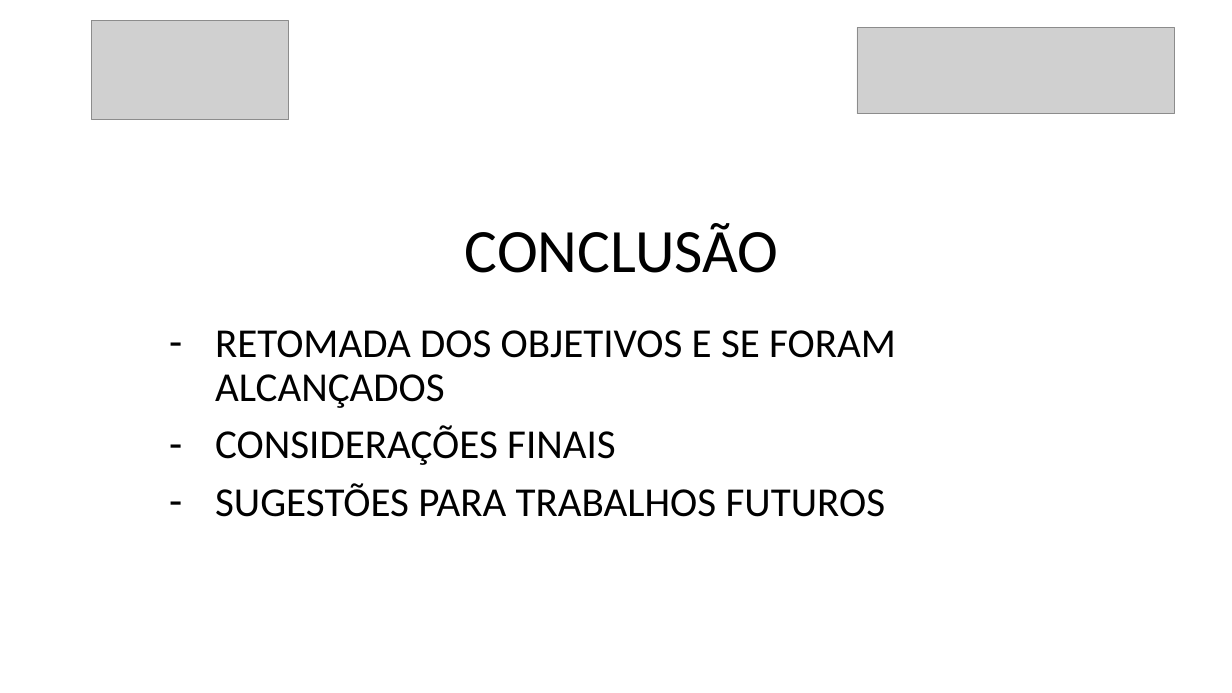
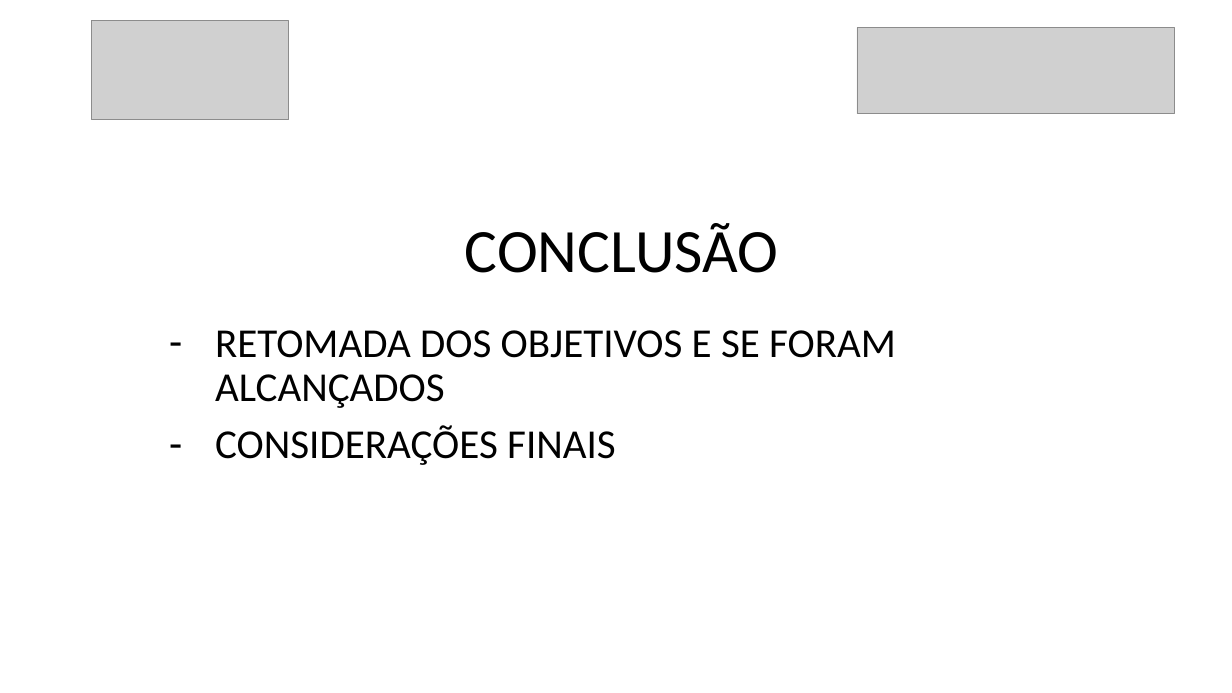
Before and after one commit to danilovaz7/curso-tecnico, a slide deck: slide 17 of liceu/3semestre/projeto integrador/tcc slide.pptx. Drawn at 1232x693 pixels with LibreOffice and Linux fonts; fonts in the diff are those of the drawing; grey boxes stand for pictures. Boxes give left, top, right and bottom in pixels: in the first picture for what was removed or moved away, otherwise in the second. Text is boxed around its words. In the diff, an @@ line names an element or a change of style, - is before the commit and + after.

```diff
--- a/liceu/3semestre/projeto integrador/tcc slide.pptx
+++ b/liceu/3semestre/projeto integrador/tcc slide.pptx
@@ subtitle at [215, 483, 886, 517]: paragraph removed @@
-– SUGESTÕES PARA TRABALHOS FUTUROS
```
Also in this commit, not shown: 10 other slides changed, 1 slide added, 1 other file.
